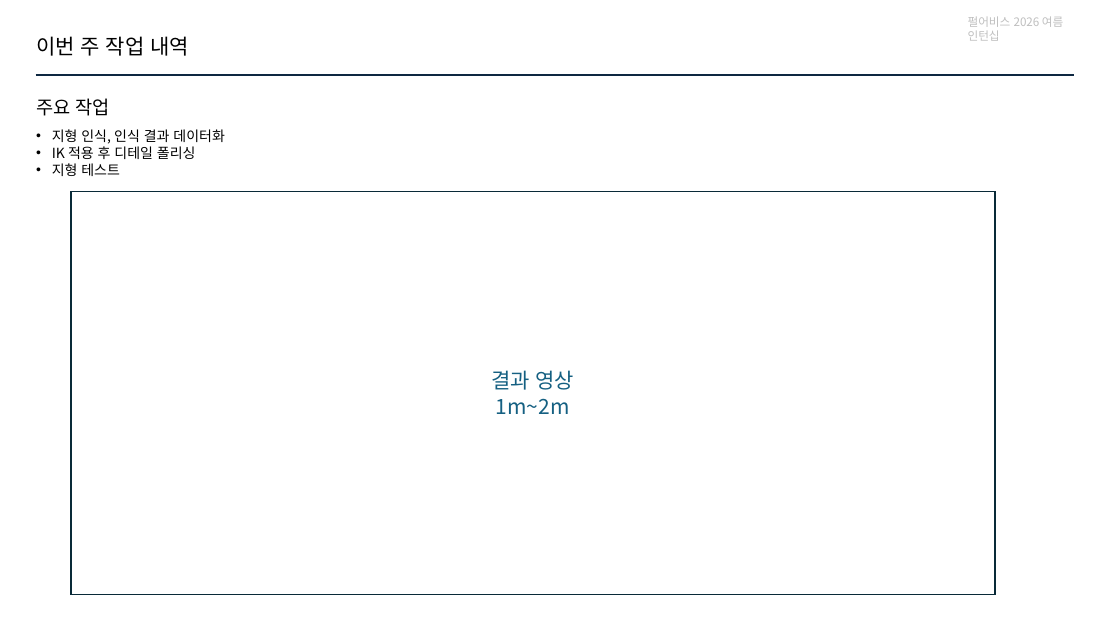
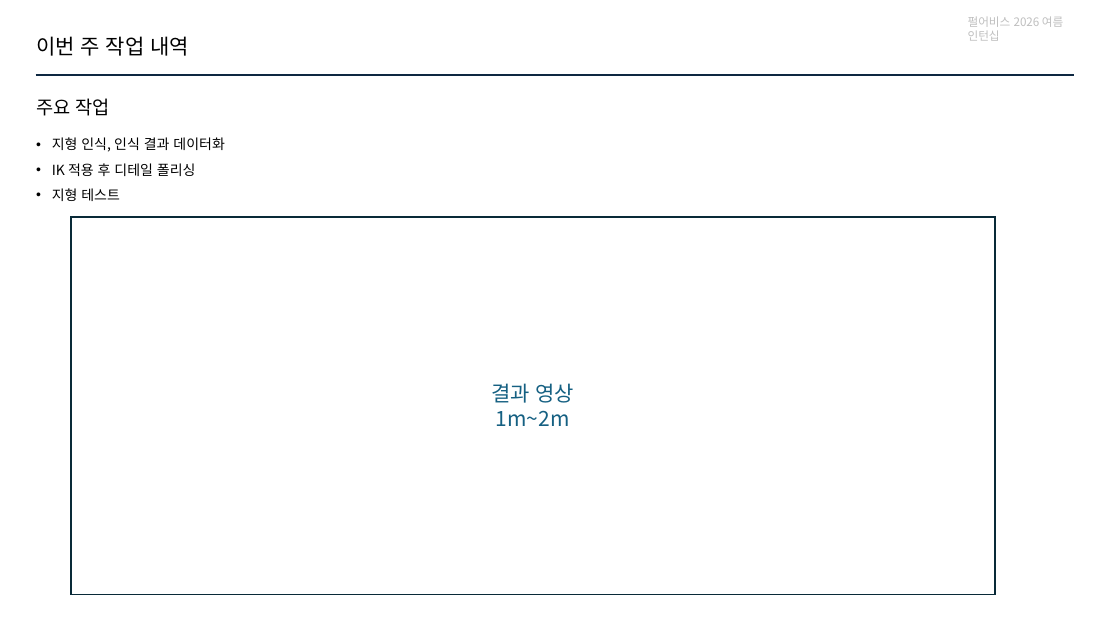
Before and after one commit to jhk0701/PA26-Character-Animation-Parkour, a slide deck: slide 2 of PPT/week6.pptx. Drawn at 1120x630 pixels with LibreOffice and Linux fonts; fonts in the diff are those of the drawing. Boxes give left, top, right and bottom in pixels: in the first picture for what was removed or moved away, otherwise in the second. Text is boxed around its words. In the diff, an @@ line names an element or a change of style, - is before the commit and + after.

Commit message:
Docs: ppt 업데이트

```diff
--- a/PPT/week6.pptx
+++ b/PPT/week6.pptx
@@ text "지형 인식, 인식 결과 데이터화" at bbox=[52, 137, 224, 201]: line spacing 1 to 1.5 @@
@@ rectangle "결과 영상": place and size @@
-rectangle "결과 영상" at bbox=[71, 192, 995, 595]
+rectangle "결과 영상" at bbox=[71, 217, 995, 595]
```
Also in this commit, not shown: 5 other slides changed, 2 other files.
